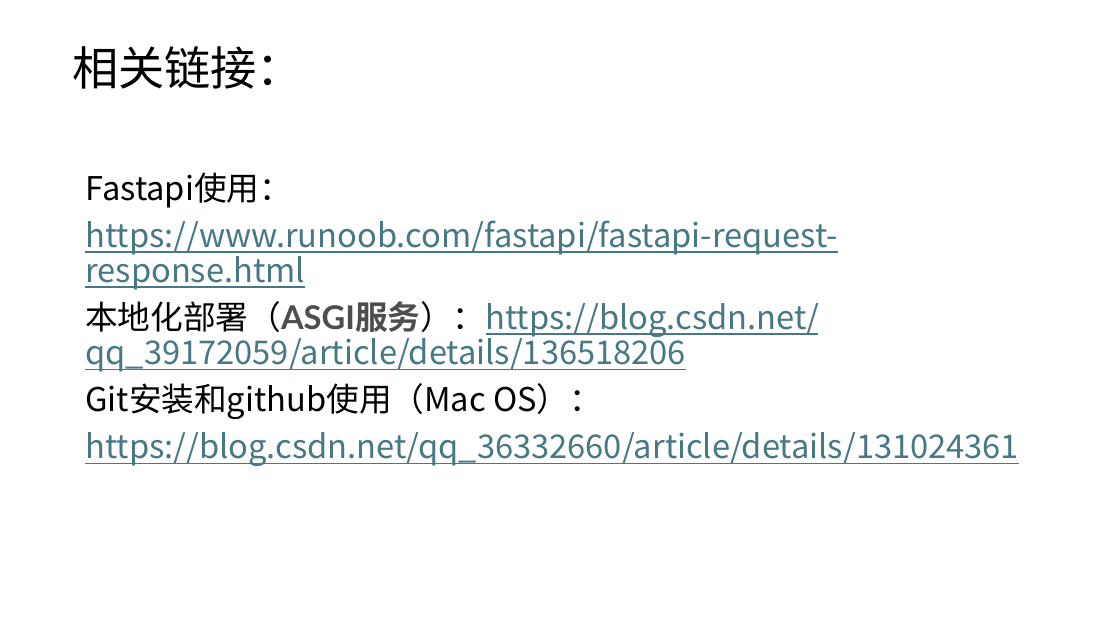
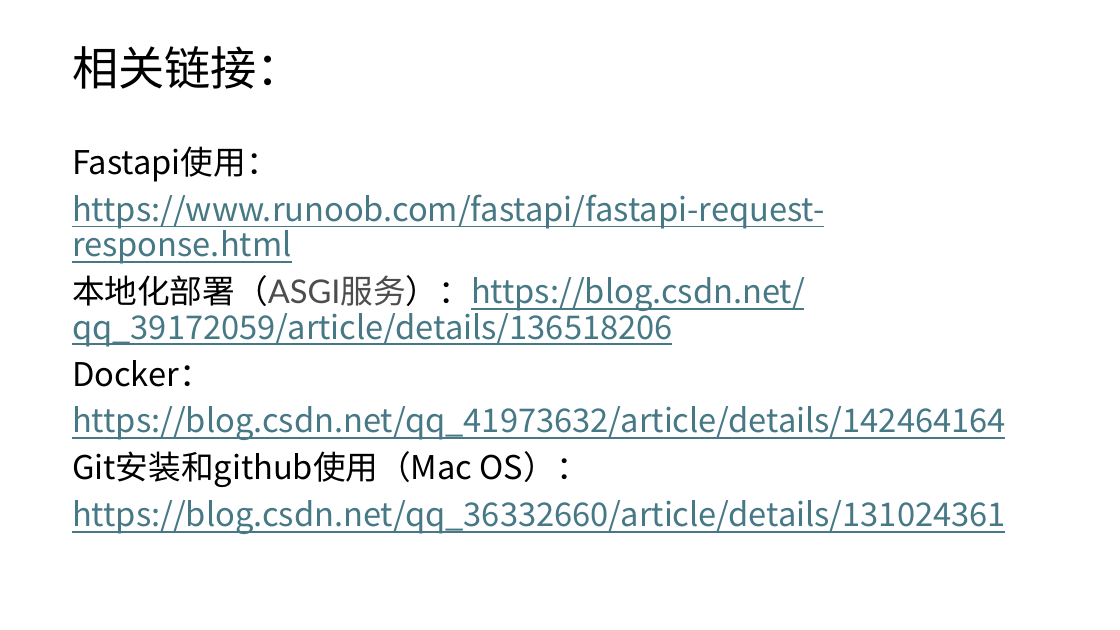
Before and after one commit to sunforwing/task, a slide deck: slide 7 of Presentation.pptx (slide 6 before the commit). Drawn at 1120x630 pixels with LibreOffice and Linux fonts; fonts in the diff are those of the drawing. Boxes give left, top, right and bottom in pixels: in the first picture for what was removed or moved away, otherwise in the second. Text is boxed around its words. In the diff, an @@ line names an element or a change of style, - is before the commit and + after.

```diff
--- a/Presentation.pptx
+++ b/Presentation.pptx
@@ text "Fastapi使用：": place and size @@
-text "Fastapi使用：" at [85, 172, 1019, 466]
+text "Fastapi使用：" at [72, 146, 1006, 534]
@@ text at [72, 275, 805, 347]: bold off in "本地化部署（ASGI服务）：https://blog.csdn.net/qq_39172059/article/deta ..." @@
@@ text at [72, 360, 1006, 440]: paragraphs added @@
+Docker：
+https://blog.csdn.net/qq_41973632/article/details/142464164
```
Also in this commit, not shown: 2 slides added.
